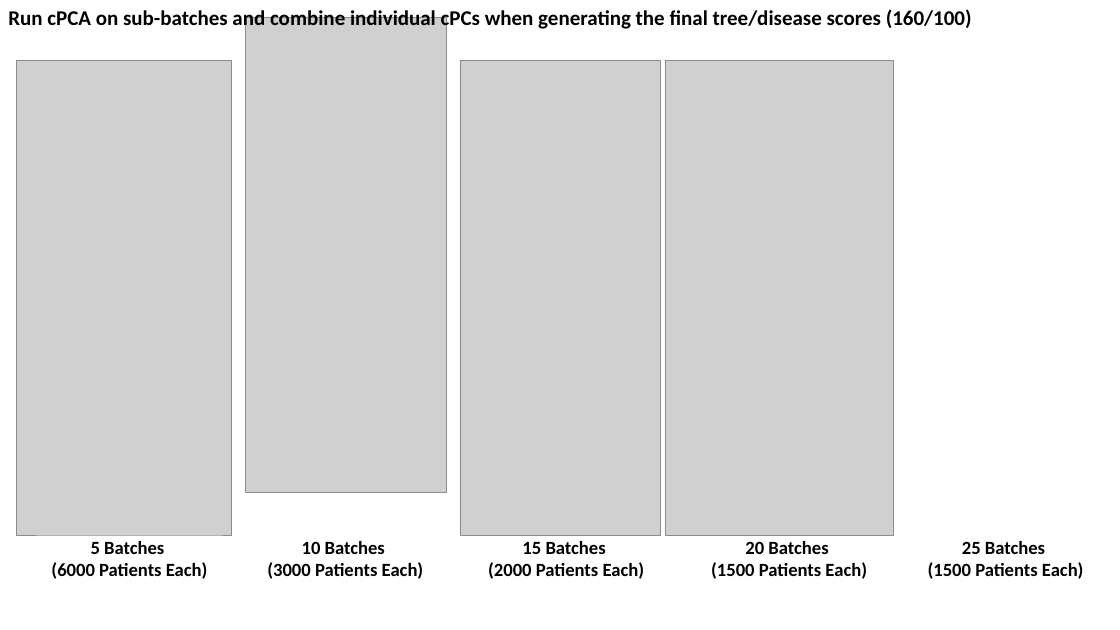
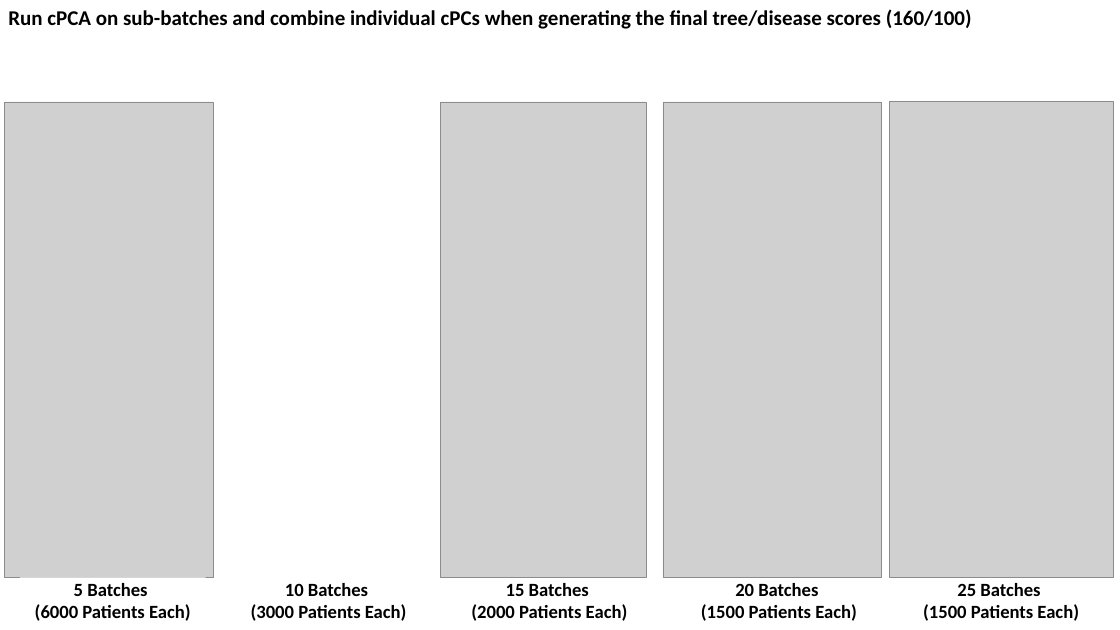
Before and after one commit to zhaohanxiong/OxfordCVM, a slide deck: slide 21 of job_results.pptx. Drawn at 1120x630 pixels with LibreOffice and Linux fonts; fonts in the diff are those of the drawing; grey boxes stand for pictures. Boxes give left, top, right and bottom in pixels: in the first picture for what was removed or moved away, otherwise in the second. Text is boxed around its words. In the diff, an @@ line names an element or a change of style, - is before the commit and + after.

Commit message:
addded some ppt

```diff
--- a/job_results.pptx
+++ b/job_results.pptx
@@ picture removed at bbox=[246, 17, 446, 492] @@
@@ picture: place and size @@
-picture at bbox=[17, 60, 232, 536]
+picture at bbox=[4, 102, 213, 577]
@@ picture: place and size @@
-picture at bbox=[460, 60, 660, 536]
+picture at bbox=[440, 102, 646, 577]
@@ picture: place and size @@
-picture at bbox=[666, 60, 894, 536]
+picture at bbox=[663, 102, 882, 577]
@@ picture added at bbox=[890, 102, 1114, 577] @@
@@ 2 rectangles, 1 text: place and size @@
-2 rectangles, 1 text at bbox=[37, 536, 659, 581]
+2 rectangles, 1 text at bbox=[20, 577, 642, 623]
@@ rectangle "20 Batches": place and size @@
-rectangle "20 Batches" at bbox=[697, 536, 882, 581]
+rectangle "20 Batches" at bbox=[686, 577, 872, 623]
@@ rectangle "25 Batches": place and size @@
-rectangle "25 Batches" at bbox=[928, 541, 1084, 579]
+rectangle "25 Batches" at bbox=[908, 577, 1094, 623]
```
